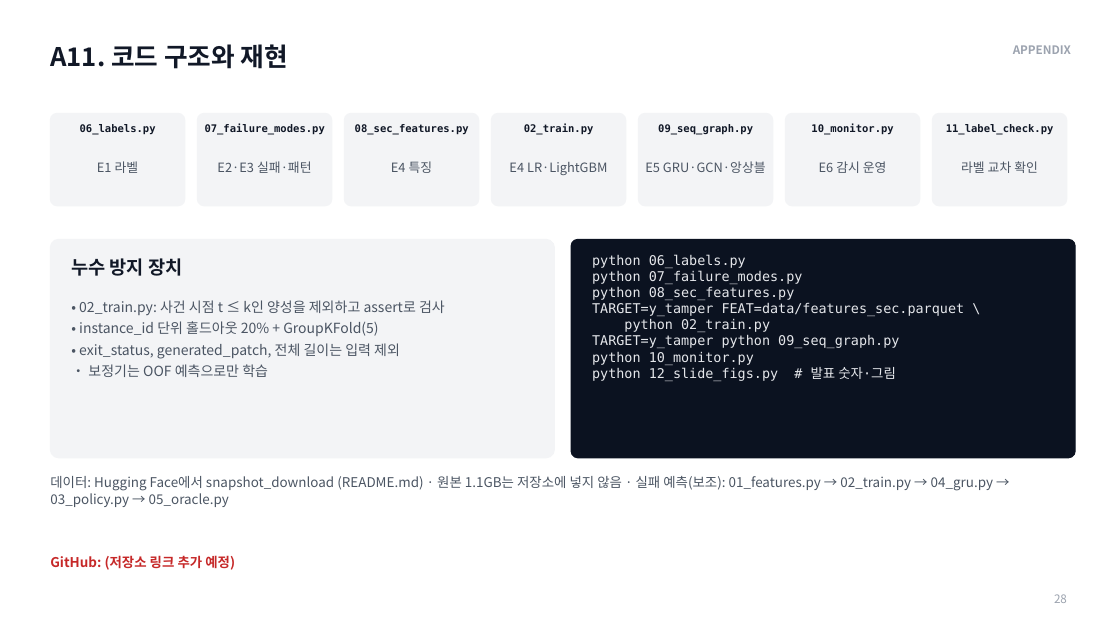
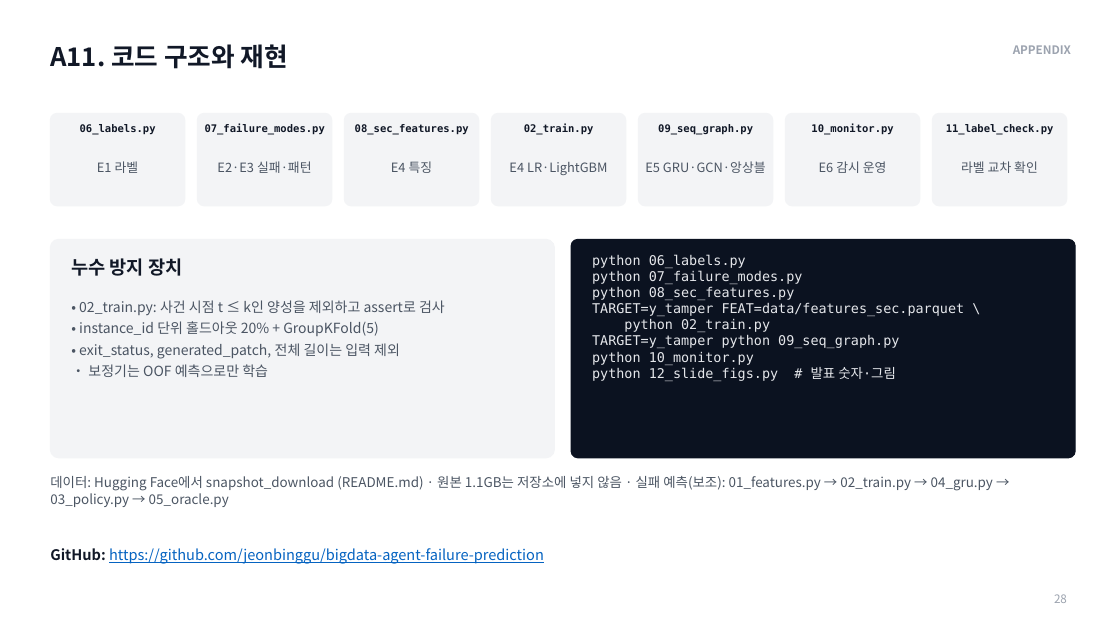
Before and after one commit to jeonbinggu/bigdata-agent-failure-prediction, a slide deck: slide 28 of slides/27팀_발표.pptx. Drawn at 1120x630 pixels with LibreOffice and Linux fonts; fonts in the diff are those of the drawing. Boxes give left, top, right and bottom in pixels: in the first picture for what was removed or moved away, otherwise in the second. Text is boxed around its words. In the diff, an @@ line names an element or a change of style, - is before the commit and + after.

```diff
--- a/slides/27팀_발표.pptx
+++ b/slides/27팀_발표.pptx
@@ text at bbox=[50, 548, 544, 564]: text changed; size 11.5 to 12.5 pt; text colour #C62828 to #0563C1; bold off @@
-GitHub: (저장소 링크 추가 예정)
+GitHub: https://github.com/jeonbinggu/bigdata-agent-failure-prediction
```
Also in this commit, not shown: 8 other slides changed, 2 slides removed, 1 other file.
